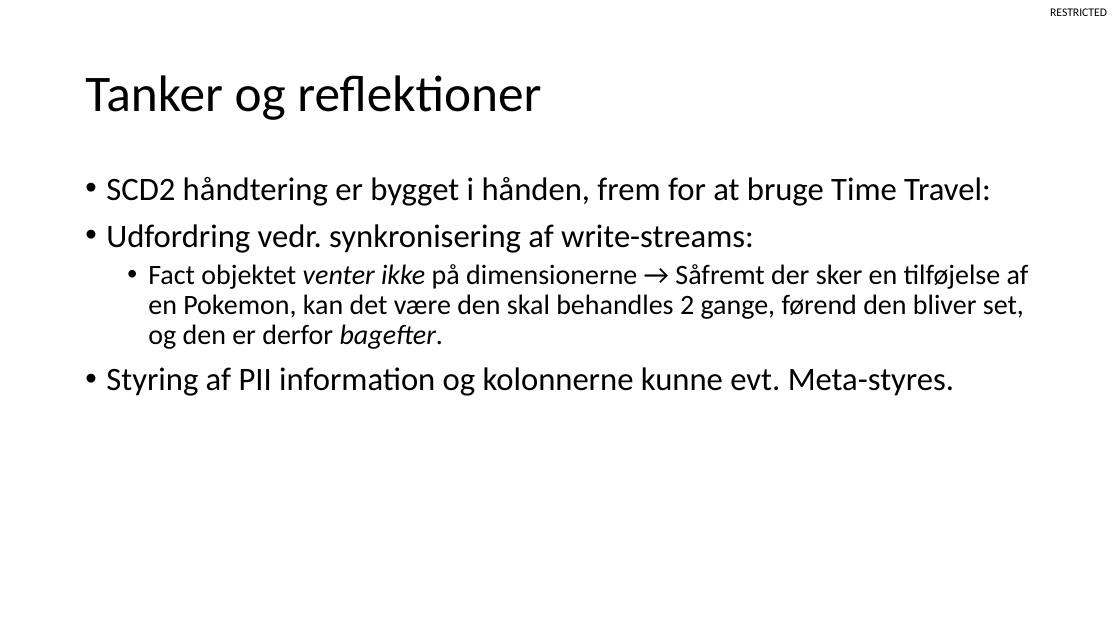
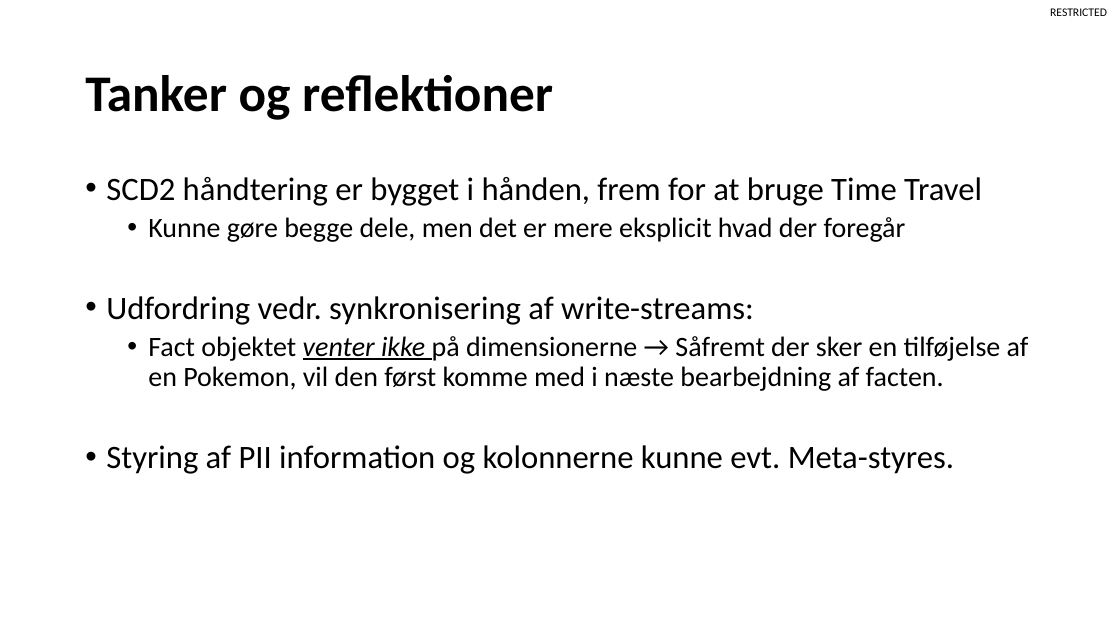
Before and after one commit to SorenKoelbaek/PokemonCase, a slide deck: slide 8 of Presentation/Presentation.pptx (slide 6 before the commit). Drawn at 1120x630 pixels with LibreOffice and Linux fonts; fonts in the diff are those of the drawing. Boxes give left, top, right and bottom in pixels: in the first picture for what was removed or moved away, otherwise in the second. Text is boxed around its words. In the diff, an @@ line names an element or a change of style, - is before the commit and + after.

```diff
--- a/Presentation/Presentation.pptx
+++ b/Presentation/Presentation.pptx
@@ title "Tanker og reflektioner" at (85,75,553,120): bold on @@
@@ text at (106,177,982,242): text changed @@
-• SCD2 håndtering er bygget i hånden, frem for at bruge Time Travel:
+• SCD2 håndtering er bygget i hånden, frem for at bruge Time Travel
+  • Kunne gøre begge dele, men det er mere eksplicit hvad der foregår
@@ text at (148,336,1029,391): text changed @@
-  • Fact objektet venter ikke på dimensionerne → Såfremt der sker en tilføjelse af en Pokemon, kan det være den skal behandles 2 gange, førend den bliver set, og den er derfor bagefter.
+  • Fact objektet venter ikke på dimensionerne → Såfremt der sker en tilføjelse af en Pokemon, vil den først komme med i næste bearbejdning af facten.
```
Also in this commit, not shown: 5 other slides changed, 2 slides added, 1 other file.
